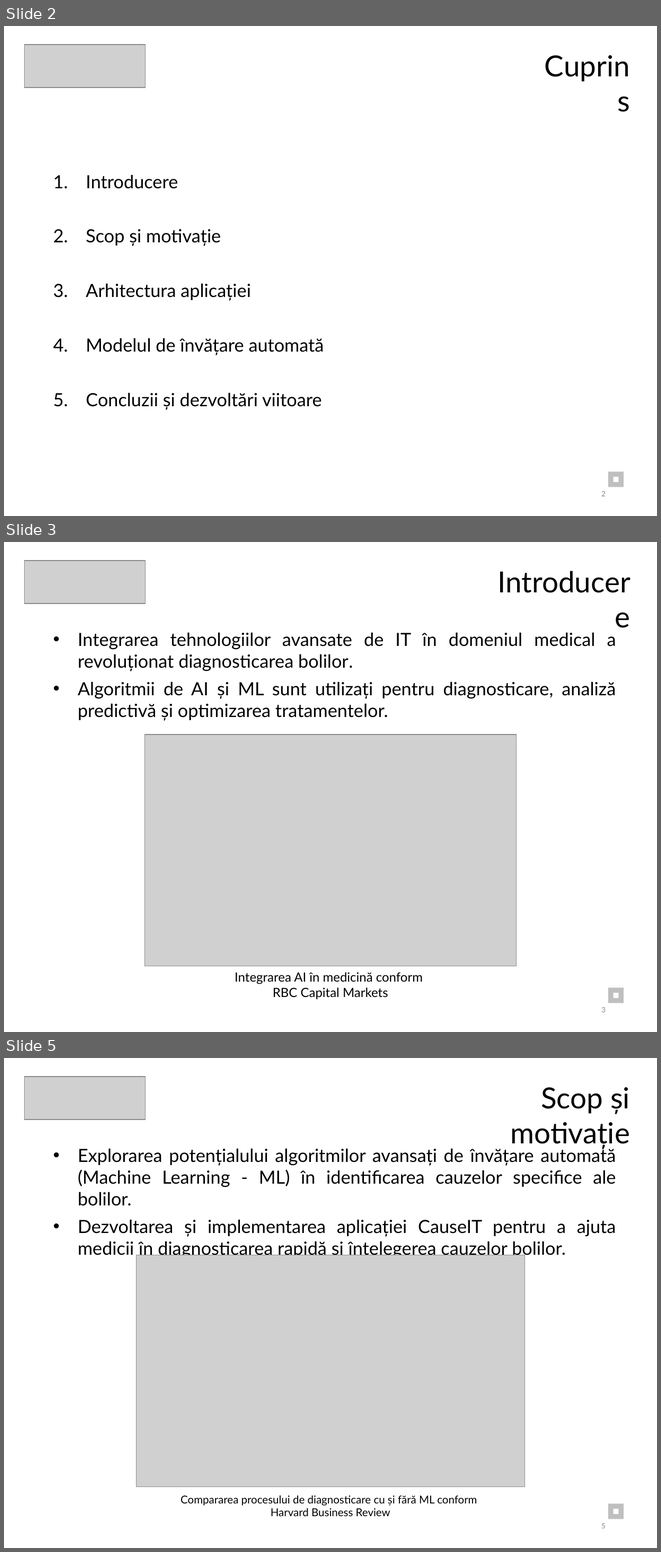
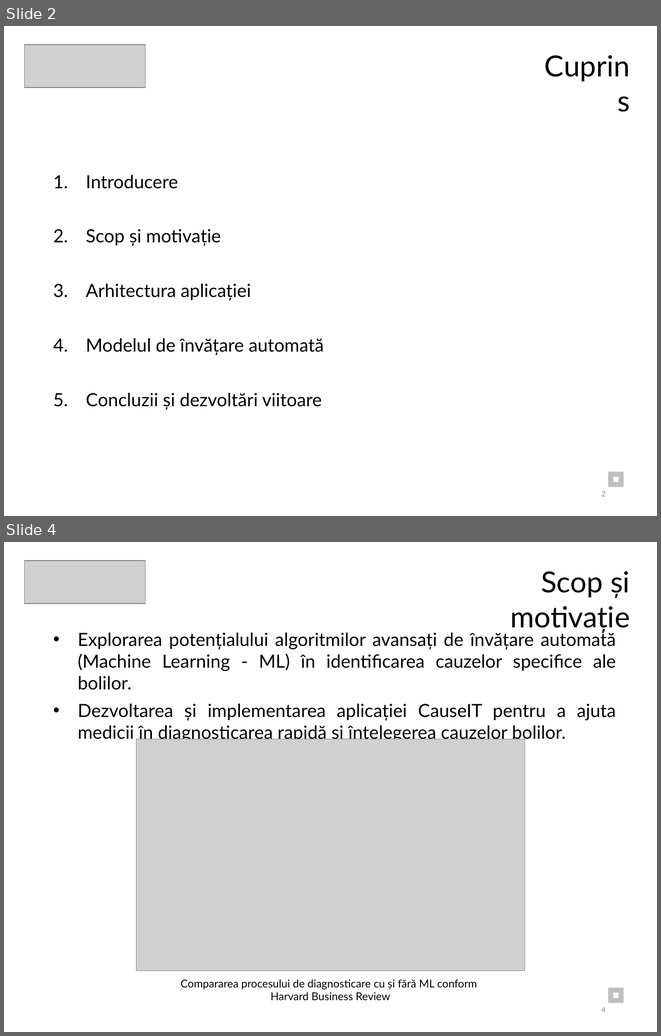
Before and after one commit to Mihnea11/Thesis, a slide deck: Documents/Thesis Presentation.pptx. Shown one above the other, each under a label of ours: slides 2, 3 and 5 before the commit, slides 2 and 4 after it; the slides between them are not shown. The pictures are 661x1552 and 661x1036 pixels, drawn with LibreOffice and Linux fonts; fonts in the diff are those of the drawing; grey boxes stand for pictures. Boxes give left, top, right and bottom in pixels: in the first picture for what was removed or moved away, otherwise in the second. Text is boxed around its words. In the diff, an @@ line names an element or a change of style, - is before the commit and + after.

```diff
--- a/Documents/Thesis Presentation.pptx
+++ b/Documents/Thesis Presentation.pptx
@@ slide 3 removed at (4, 542, 657, 1032), background #FFFFFF @@
@@ picture removed at (24, 561, 145, 604) @@
@@ text removed at (478, 560, 637, 603) @@
-Introducere
@@ text removed at (78, 632, 616, 720) @@
-• Integrarea tehnologiilor avansate de IT în domeniul medical a revoluționat diagnosticarea bolilor.
-• Algoritmii de AI și ML sunt utilizați pentru diagnosticare, analiză predictivă și optimizarea tratamentelor.
@@ picture removed at (145, 734, 517, 966) @@
@@ text removed at (235, 972, 423, 999) @@
-Integrarea AI în medicină conform
-RBC Capital Markets
@@ rectangle removed at (608, 987, 624, 1003) @@
@@ rectangle removed at (613, 992, 618, 998) @@
@@ page number removed at (601, 1007, 606, 1012) @@
-3
@@ what was slide 5 is now slide 4 @@
@@ page number at (601, 1007, 606, 1012): text changed @@
-5
+4
```
Also in this commit, not shown: 3 slides changed, 1 other slide removed, 1 other file.
